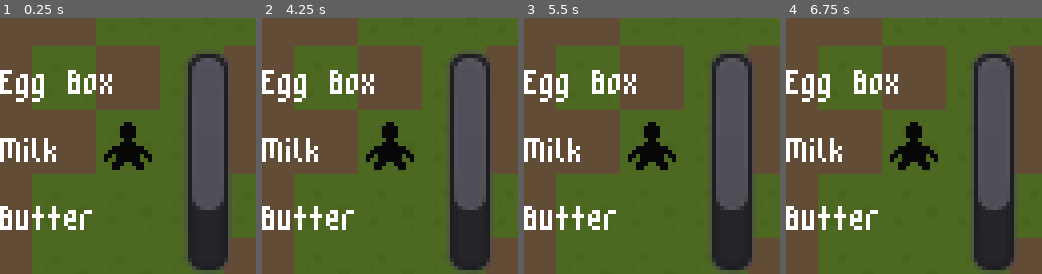
Above: before the commit, frames 1-4 (left to right).
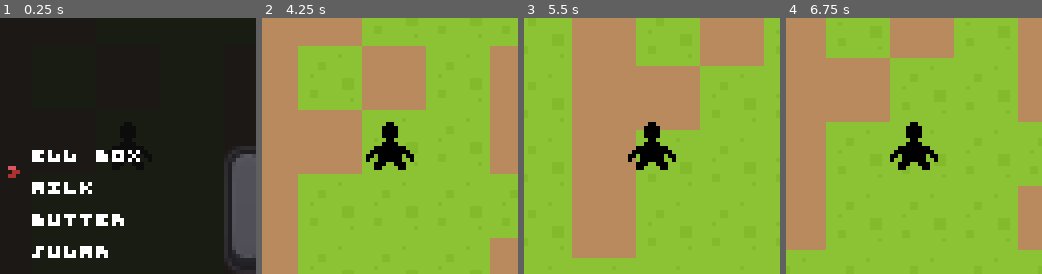
Above: after the commit, the same moments.

Repository: ItsSeaJay/LOWREZJAM2019
Game: Godot game, scene res://Game.tscn
Two runs of this game, one before a commit and one after it. Both use one fixed random seed, a clock stepped at 60 frames per second and the inputs below.
Inputs:
- Up to frame 1 (0.25 s): no input
- Up to frame 2 (4.25 s): tap Enter at 0.5, 2, 3.5 s; hold Right (move_right) 0.53-1.28 s; tap Space at 1.25, 2.75 s; hold Down (move_down) 1.28-2.03 s; hold Right (move_right) 2.03-2.78 s; hold Up (move_up) 2.78-3.53 s; hold Left (move_left) from 3.53 s (still down); tap Escape (ui_cancel) at 4.15 s
- Up to frame 3 (5.5 s): release Left (move_left) at 5.03 s; hold Down (move_down) from 5.03 s (still down)
- Up to frame 4 (6.75 s): release Down (move_down) at 5.78 s; hold Right (move_right) 5.78-6.53 s; hold Up (move_up) from 6.53 s (still down)

The runs differ from the first frame. In frame 1, 93% of the frame differs, in the area x 0-100%, y 0-100%; in frame 2, 98%; in frame 3, 98%; in frame 4, 98%.

Commit message:
Add movable cursor to inventory screen

Diff:
--- a/godot/Game.tscn
+++ b/godot/Game.tscn
@@ -1,10 +1,9 @@
-[gd_scene load_steps=6 format=2]
+[gd_scene load_steps=5 format=2]
 
 [ext_resource path="res://Game.gd" type="Script" id=1]
 [ext_resource path="res://maps/default/DefaultMap.tscn" type="PackedScene" id=2]
 [ext_resource path="res://characters/player/Player.tscn" type="PackedScene" id=3]
 [ext_resource path="res://interface/inventory/Inventory.tscn" type="PackedScene" id=4]
-[ext_resource path="res://interface/inventory/Inventory.gd" type="Script" id=5]
 
 [node name="Game" type="Node2D"]
 script = ExtResource( 1 )
@@ -19,4 +18,3 @@
 [node name="Interface" type="CanvasLayer" parent="Characters/Player"]
 
 [node name="Inventory" parent="Characters/Player/Interface" instance=ExtResource( 4 )]
-script = ExtResource( 5 )
--- a/godot/autoload/PlayerData.gd
+++ b/godot/autoload/PlayerData.gd
@@ -1,4 +1,8 @@
 extends Node
 
-var position = null
-var health = null
+var position
+var health
+
+func _ready():
+	position = null
+	health = null
--- a/godot/characters/player/Player.gd
+++ b/godot/characters/player/Player.gd
@@ -5,9 +5,6 @@
 export(float) var terminal_velocity = 32.0
 export(float) var acceleration = 1.0
 export(float) var friction = 1.0
-
-onready var camera = $Camera2D
-onready var camera_look_target : Vector2 = self.position
 
 var health : int = 100
 var velocity : Vector2
--- a/godot/characters/player/Player.tscn
+++ b/godot/characters/player/Player.tscn
@@ -10,7 +10,9 @@
 [node name="Player" type="KinematicBody2D"]
 z_index = 1
 script = ExtResource( 1 )
-terminal_velocity = 16.0
+terminal_velocity = 24.0
+acceleration = 4.0
+friction = 2.0
 
 [node name="CollisionShape2D" type="CollisionShape2D" parent="."]
 shape = SubResource( 1 )
--- a/godot/interface/inventory/Inventory.gd
+++ b/godot/interface/inventory/Inventory.gd
@@ -2,6 +2,7 @@
 
 onready var item_listing = preload("res://interface/inventory/item/ItemListing.tscn")
 onready var item_display = $ScrollContainer/VBoxContainer
+onready var cursor = $Cursor
 
 var items = [
 	{
@@ -20,11 +21,11 @@
 		"name": "Silver Spoon"
 	}
 ]
+var options = []
+var option_selected = 0
 
 func _ready():
 	self.connect("visibility_changed", self, "_on_visibility_changed")
-
-	var depth = 0
 
 	for item in items:
 		var instance = item_listing.instance()
@@ -33,10 +34,18 @@
 
 		self.item_display.add_child(instance)
 
-func _input(event):
-	if event is InputEventAction:
-		if event.action == "ui_cancel":
-			self.visible = false
+	options = item_display.get_children()
+	print(options)
+
+func _process(delta):
+	# Allow the inventory screen to be opened and closed
+	if Input.is_action_just_pressed("ui_cancel"):
+		self.visible = not self.visible
+
+	if Input.is_action_just_pressed("ui_down"):
+		option_selected = (option_selected + 1) % options.size()
 
 func _on_visibility_changed():
 	get_tree().paused = self.visible
+	self.grab_click_focus()
+	self.grab_focus()
--- a/godot/interface/inventory/Inventory.tscn
+++ b/godot/interface/inventory/Inventory.tscn
@@ -1,9 +1,13 @@
-[gd_scene format=2]
+[gd_scene load_steps=3 format=2]
+
+[ext_resource path="res://interface/inventory/Inventory.gd" type="Script" id=1]
+[ext_resource path="res://interface/inventory/cursor/cursor.png" type="Texture" id=2]
 
 [node name="Inventory" type="Control"]
 pause_mode = 2
 anchor_right = 1.0
 anchor_bottom = 1.0
+script = ExtResource( 1 )
 __meta__ = {
 "_edit_lock_": true
 }
@@ -11,18 +15,25 @@
 [node name="ColorRect" type="ColorRect" parent="."]
 anchor_right = 1.0
 anchor_bottom = 1.0
-color = Color( 0.0588235, 0.054902, 0.0588235, 0.501961 )
+color = Color( 0.0588235, 0.054902, 0.0588235, 0.917647 )
 __meta__ = {
 "_edit_lock_": true
 }
 
 [node name="ScrollContainer" type="ScrollContainer" parent="."]
-margin_top = 8.0
-margin_right = 32.0
+margin_left = 8.0
+margin_top = 32.0
+margin_right = 64.0
 margin_bottom = 64.0
 scroll_horizontal_enabled = false
 
 [node name="VBoxContainer" type="VBoxContainer" parent="ScrollContainer"]
-margin_right = 32.0
+margin_right = 56.0
 size_flags_horizontal = 3
 size_flags_vertical = 0
+
+[node name="Cursor" type="Node2D" parent="."]
+
+[node name="Sprite" type="Sprite" parent="Cursor"]
+position = Vector2( 3.63059, 39.3574 )
+texture = ExtResource( 2 )
--- a/godot/interface/inventory/item/ItemListing.tscn
+++ b/godot/interface/inventory/item/ItemListing.tscn
@@ -1,13 +1,15 @@
 [gd_scene load_steps=2 format=2]
 
-[ext_resource path="res://interface/inventory/m3x6.tres" type="DynamicFont" id=1]
+[ext_resource path="res://interface/inventory/item/ikkle_mono.tres" type="DynamicFont" id=1]
 
 [node name="ItemListing" type="HBoxContainer"]
 margin_right = 30.0
 margin_bottom = 13.0
 
 [node name="Name" type="Label" parent="."]
-margin_right = 30.0
-hint_tooltip = "This is a tooltip"
+margin_left = 1.0
+margin_top = 1.0
+margin_right = 48.0
+margin_bottom = 6.0
 custom_fonts/font = ExtResource( 1 )
-text = "Unknown"
+text = "Unknown Item"
--- /dev/null
+++ b/godot/interface/inventory/item/ikkle_mono.tres
@@ -0,0 +1,7 @@
+[gd_resource type="DynamicFont" load_steps=2 format=2]
+
+[ext_resource path="res://interface/inventory/item/ikkle_mono.ttf" type="DynamicFontData" id=1]
+
+[resource]
+size = 3
+font_data = ExtResource( 1 )
Binary file added: godot/interface/inventory/cursor/cursor.png
Not shown, added: godot/interface/inventory/cursor/cursor.png.import
Binary file added: godot/interface/inventory/item/ikkle_mono.ttf
Not shown, added: assets/interface/inventory/cursor/cursor.aseprite
Not shown, added: assets/interface/inventory/cursor/cursor.png
